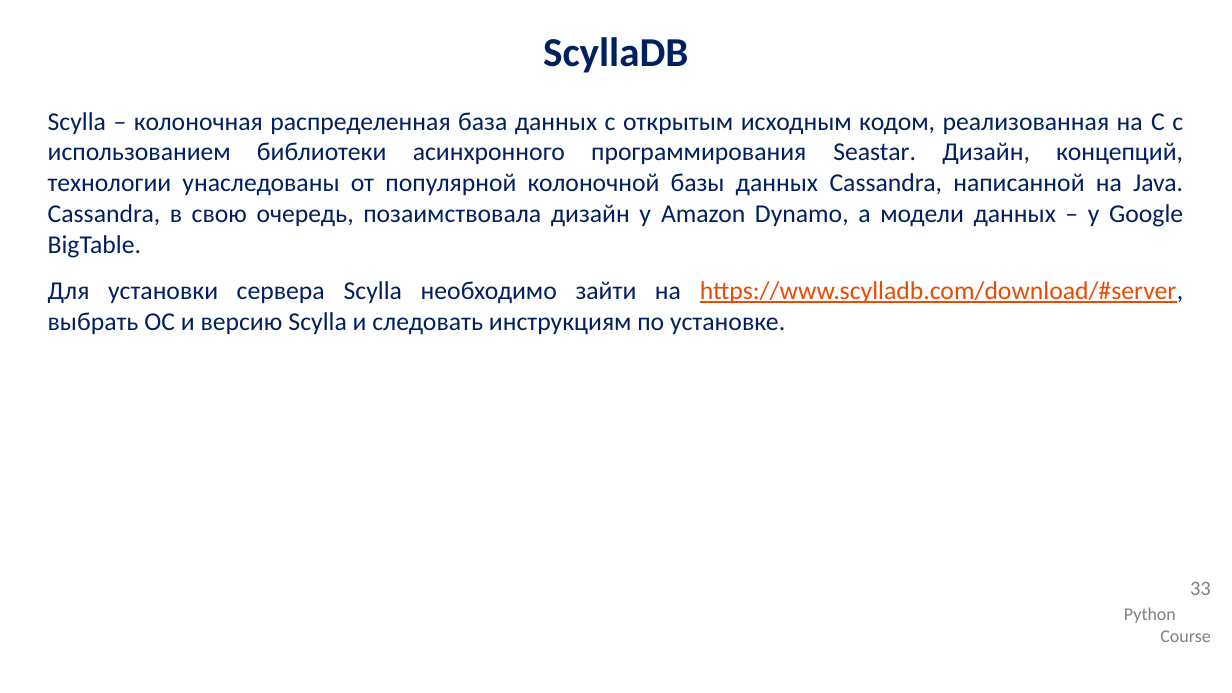
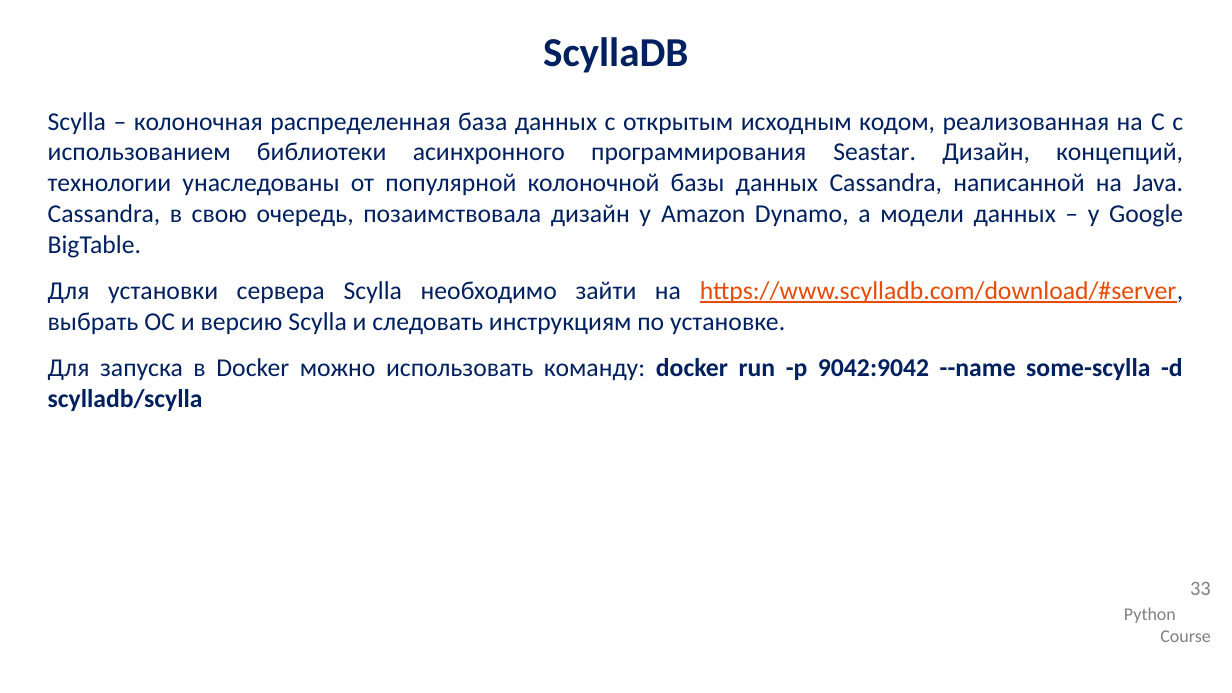
Before and after one commit to IlyaOrlov/PythonCourse2.0_September23, a slide deck: slide 33 of Lectures/py_lec_13.pptx. Drawn at 1232x693 pixels with LibreOffice and Linux fonts; fonts in the diff are those of the drawing; background and template pictures are left out. Boxes give left, top, right and bottom in pixels: in the first picture for what was removed or moved away, otherwise in the second. Text is boxed around its words. In the diff, an @@ line names an element or a change of style, - is before the commit and + after.

```diff
--- a/Lectures/py_lec_13.pptx
+++ b/Lectures/py_lec_13.pptx
@@ text at box(48, 358, 1183, 411): paragraph added @@
+Для запуска в Docker можно использовать команду: docker run -p 9042:9042 --name some-scylla -d scylladb/scylla
```
Also in this commit, not shown: 1 other slide changed.
